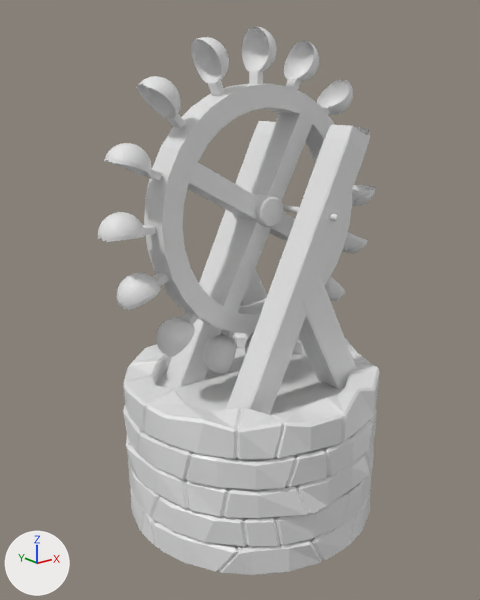
One commit to the Blender file Assets/Models/tower_wheel.blend: the scene before it, then after it.
Both versions are drawn from a camera (50 mm lens) standing at (-27.1, -32.7, 27.3) and looking at (-0.4, 0.7, 13.9). The lights are fixed; the arrows at lower left show +X, +Y and +Z.

The first picture shows 'Tower_base', 'Tower_centralpole', 'Tower_rails', 'Tower_wheel'.
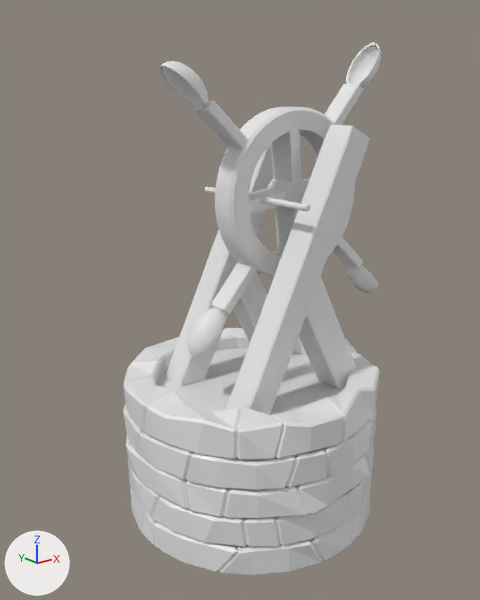
Where the change shows, as pixel boxes [x1, y1, x2, y2] in the pictures (480 x 600 px):
'Tower_wheel', deleted
    before: [98, 27, 375, 374]
'Tower_wheel.001', added
    after: [160, 42, 381, 358]
'Tower_centralpole', mesh moved
    before: [282, 204, 340, 221]
    after: [205, 187, 310, 211]

The edits, one by one:
me_cylinder_007 has 192 vertices, 194 faces and spans x 11.8..13.79, y -5.06..-3.07, z -0.8..1.2.
me_cylinder_007 is used by ob_tower_centralpole; location (0.13, 1.0, 20.75); rotation (1.571, 0.0, 0.0), in degrees (90, 0, 0); scale (0.2, 0.2, 5.0).
me_cylinder_007 part 1: the whole mesh is moved by (-12.9, 4.33, 0.0).
Mesh me_cylinder_003 is new.
It has 3237 vertices, 2748 faces, 127 loose edges and spans x -9.4..9.5, y -0.1..2.1, z -9.6..9.8.
Object 'Tower_wheel' (ob_tower_wheel) is deleted.
Object 'Tower_wheel.001' (ob_tower_wheel_001) is new; it shows me_cylinder_003.
Its location is (3.07, 1.0, 20.75).
Its rotation in degrees is (0, 0, 180).
